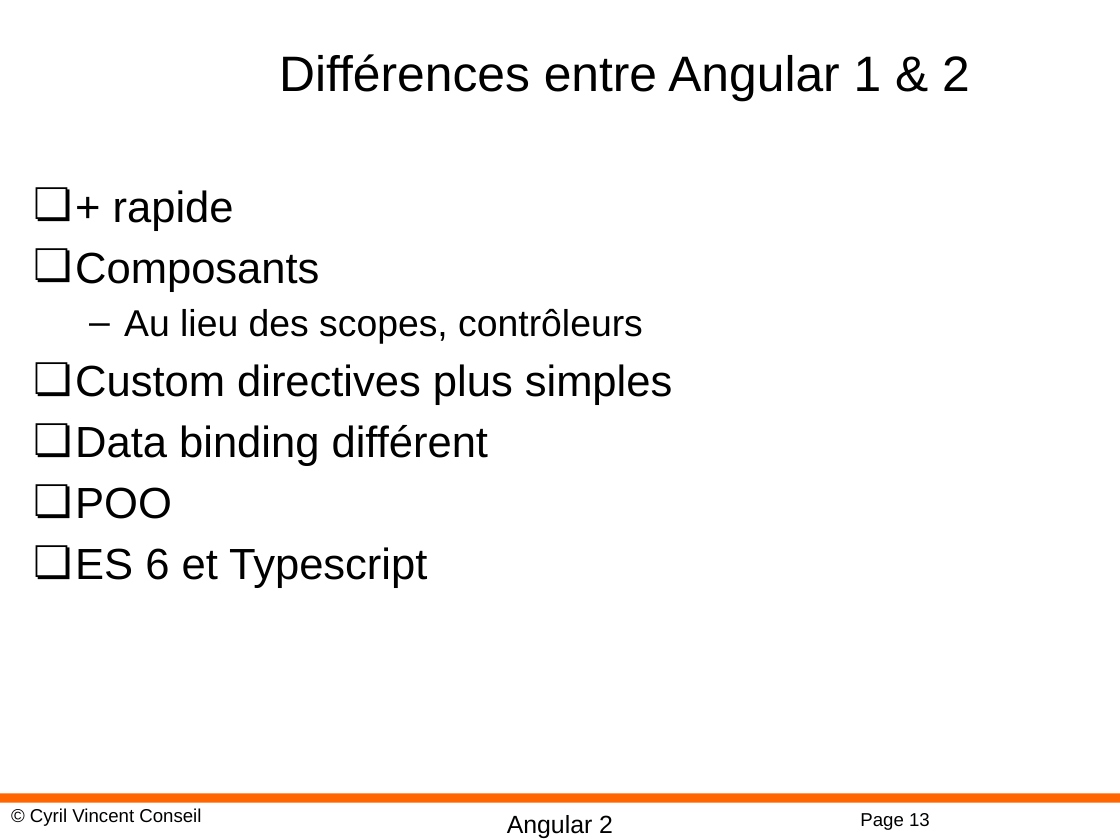
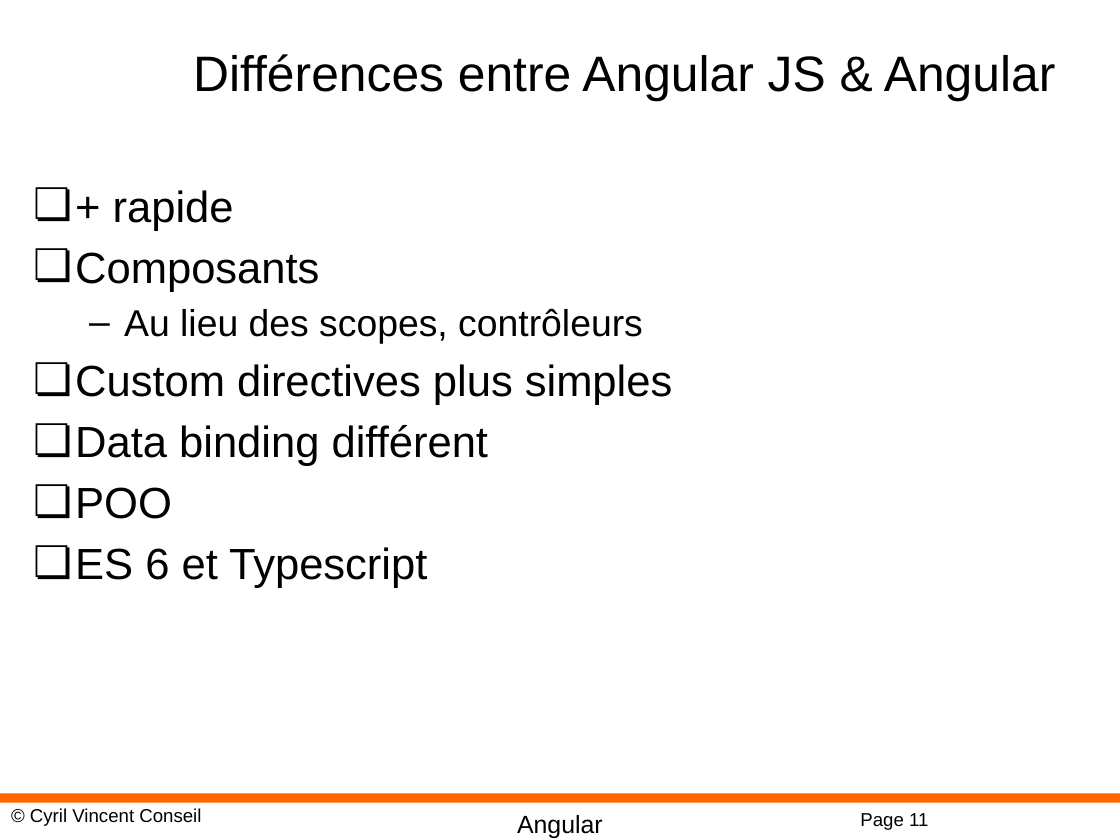
Before and after one commit to cyrilvincent/POE, a slide deck: slide 11 of ppt/angular/Angular01-Intro.pptx (slide 13 before the commit). Drawn at 1120x840 pixels with LibreOffice and Linux fonts; fonts in the diff are those of the drawing; background and template pictures are left out. Boxes give left, top, right and bottom in pixels: in the first picture for what was removed or moved away, otherwise in the second. Text is boxed around its words. In the diff, an @@ line names an element or a change of style, - is before the commit and + after.

Commit message:
Angular PPT v2

```diff
--- a/ppt/angular/Angular01-Intro.pptx
+++ b/ppt/angular/Angular01-Intro.pptx
@@ title at (193, 54, 1056, 101): text changed @@
-Différences entre Angular 1 & 2
+Différences entre Angular JS & Angular
@@ text at (517, 815, 603, 838): text changed @@
-Angular 2
+Angular
@@ page number at (860, 813, 928, 830): text changed @@
-Page 13
+Page 11
```
Also in this commit, not shown: 14 other slides changed, 1 slide added, 2 slides removed, 19 other files.
